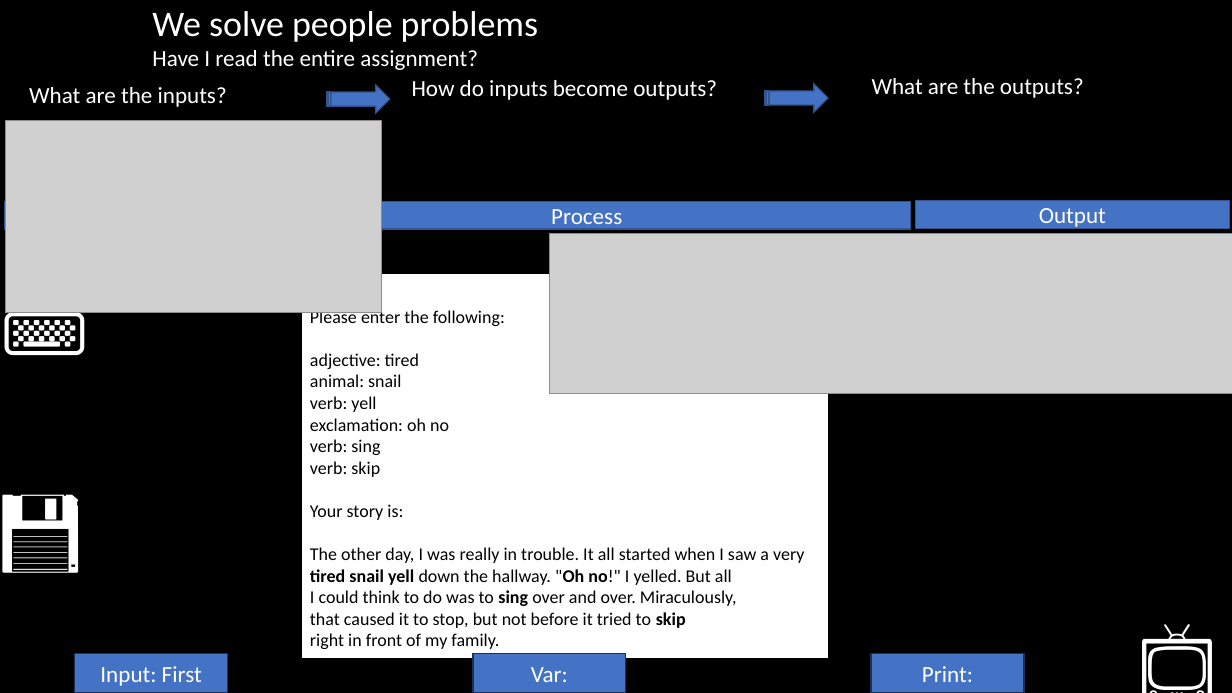
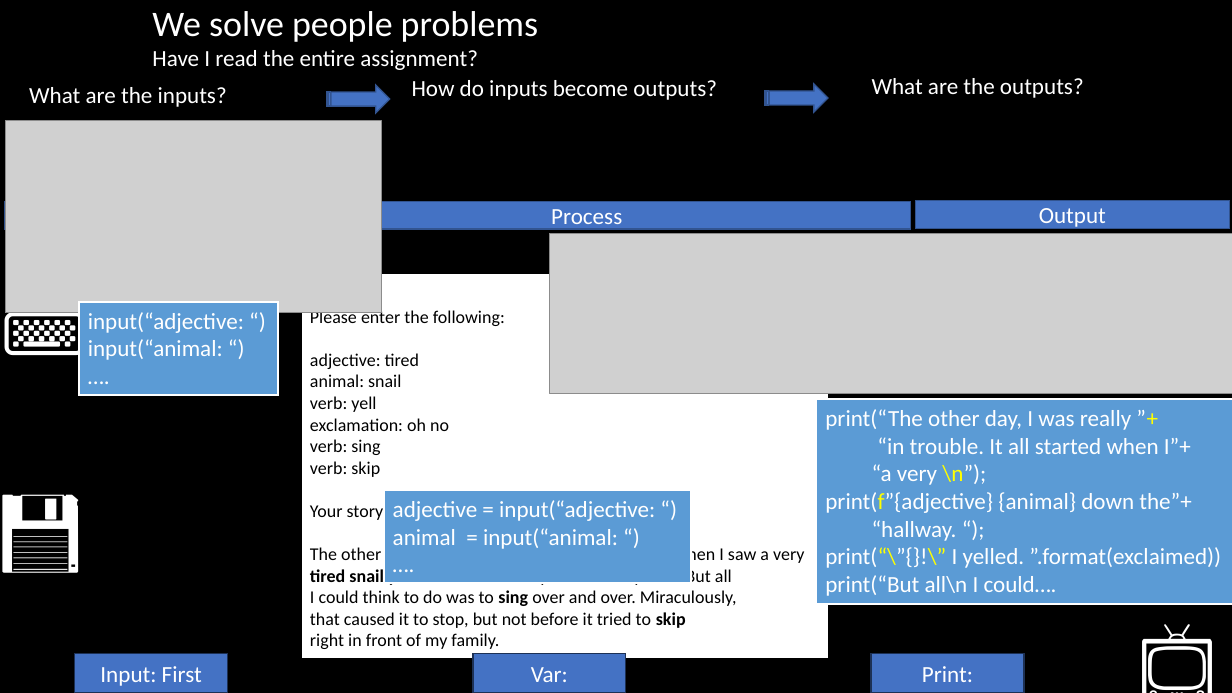
Before and after one commit to BroClements/CSE110ProgBldgBlkSlides, a slide deck: slide 18 of CSE110Wk02InputOutput.pptx (slide 19 before the commit). Drawn at 1232x693 pixels with LibreOffice and Linux fonts; fonts in the diff are those of the drawing; grey boxes stand for pictures. Boxes give left, top, right and bottom in pixels: in the first picture for what was removed or moved away, otherwise in the second. Text is boxed around its words. In the diff, an @@ line names an element or a change of style, - is before the commit and + after.

```diff
--- a/CSE110Wk02InputOutput.pptx
+++ b/CSE110Wk02InputOutput.pptx
@@ rectangle added at (79, 301, 278, 395), fill #5B9BD5, outline #FFFFFF 1.5 pt, 18 pt, text #FFFFFF @@
+input(“adjective: “)
+input(“animal: “)
+….
@@ rectangle added at (816, 399, 1232, 604), fill #5B9BD5, outline #FFFFFF 1.5 pt, 18 pt, text #FFFFFF @@
+print(“The other day, I was really ”+
+“in trouble. It all started when I”+
+“a very \n”);
+print(f”{adjective} {animal} down the”+
+“hallway. “);
+print(“\”{}!\” I yelled. ”.format(exclaimed))
+print(“But all\n I could….
@@ rectangle added at (384, 490, 690, 583), fill #5B9BD5, outline #FFFFFF 1.5 pt, 18 pt, text #FFFFFF @@
+adjective = input(“adjective: “)
+animal = input(“animal: “)
+….
```
Also in this commit, not shown: 3 other slides changed, 1 slide added, 2 slides removed, 1 other file.
